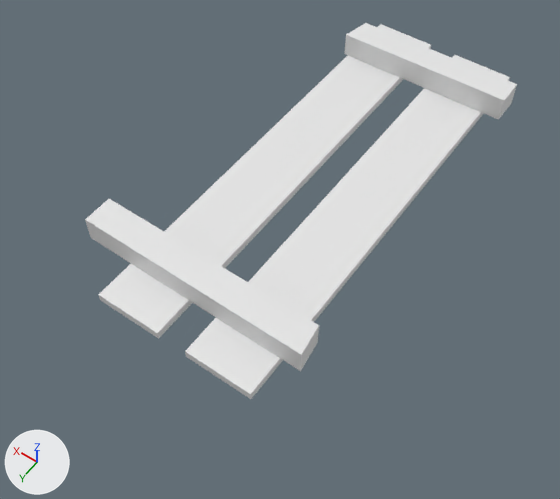
One commit to the OBJ model assets/mesh/single-left.obj: the scene before it, then after it.
The view is the same before and after, from a 50 mm lens placed at (-1.31, 2.23, 2.78), pointed at (0.04, 0.34, -0.19). The lights are fixed; the arrows at lower left show +X, +Y and +Z. Where no turn or scale is listed for an object, it has been applied to the vertices.

The first picture shows 'Mesh.001_Cube.002'.
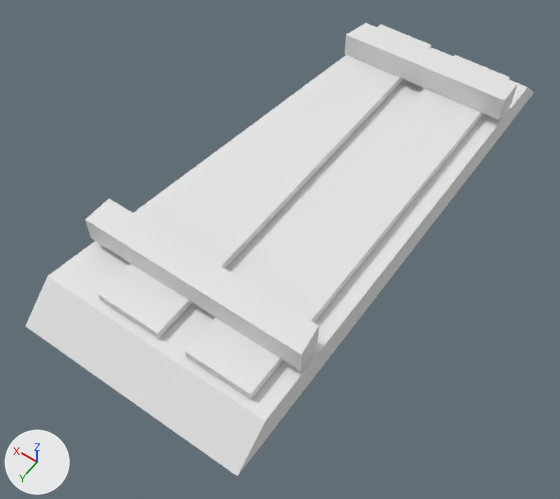
Edits to the scene script, one JSON object a line:
```json
{"op": "add", "block": "me_mesh_002_plane", "code": ["me_mesh_002_plane = bpy.data.meshes.new('Mesh.002_Plane')", "me_mesh_002_plane.from_pydata([(-0.5, 1.38, -0.13), (-0.5, -1.37, -0.13), (-0.5, -1.18, 0.04), (-0.5, 1.19, 0.04), (0.68, 1.19, 0.04), (0.68, 1.38, -0.13), (0.4, -1.18, 0.04), (0.4, -1.37, -0.13)], [], [(0, 1, 2, 3), (5, 0, 3, 4), (4, 6, 7, 5), (1, 7, 6, 2), (1, 0, 5, 7), (6, 4, 3, 2)])"]}
{"op": "add", "block": "ob_mesh_002_plane", "code": ["ob_mesh_002_plane = bpy.data.objects.new('Mesh.002_Plane', me_mesh_002_plane)", "ob_mesh_002_plane.location = (0.0, 0.0, 0.0)"]}
```

Where the change shows, as pixel boxes (x1, y1, x2, y2) in the pictures (560 x 499 px):
```json
{"object": "Mesh.002_Plane", "change": "added", "after": [26, 47, 534, 476]}
```
